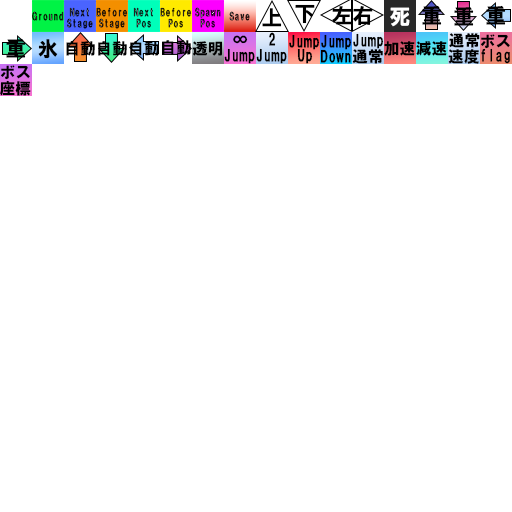
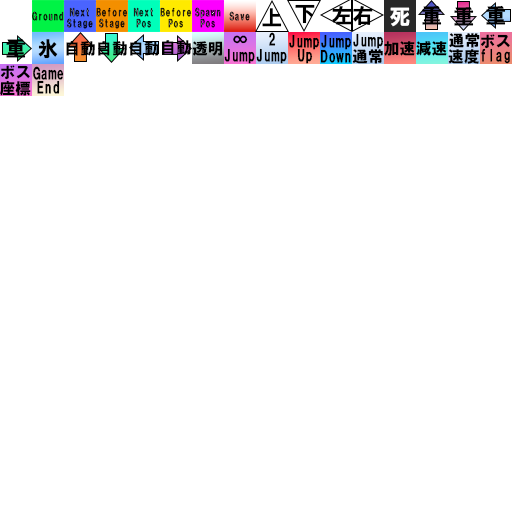
Revision of a layered 512x512 image; what changed, layer by layer:
added group "ゲーム終了" with 3 layers above "ボス登場座標" over [32, 64, 64, 96]
added layer "Game" in group "ゲーム終了" over [33, 66, 64, 80]
added layer "End" in group "ゲーム終了" over [37, 80, 60, 94]
added layer "レイヤー 30" in group "ゲーム終了" over [32, 64, 64, 96]
